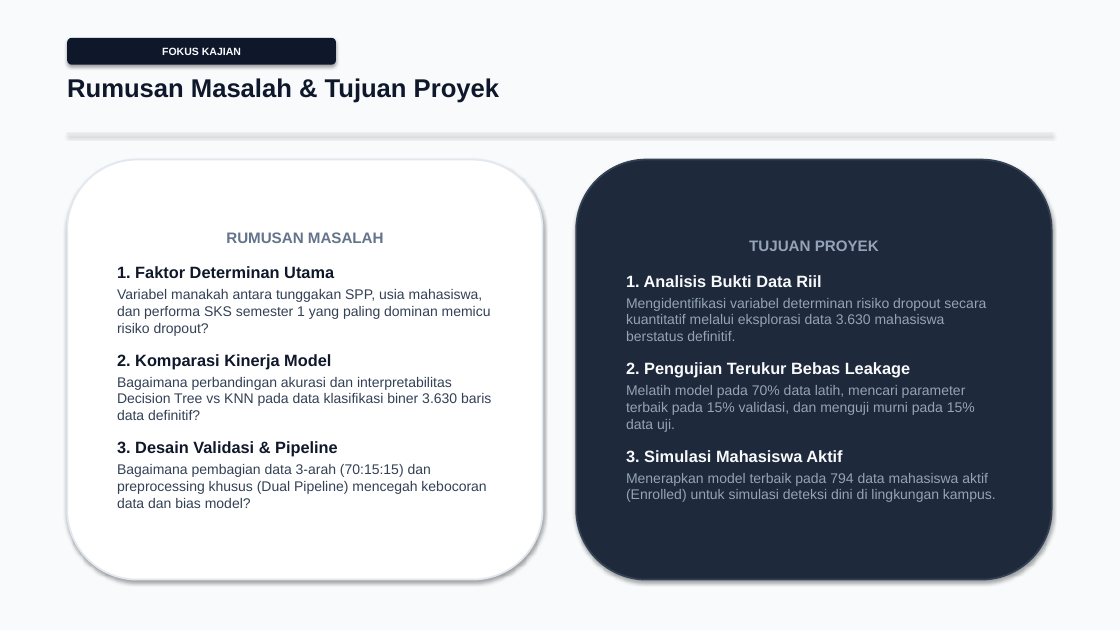
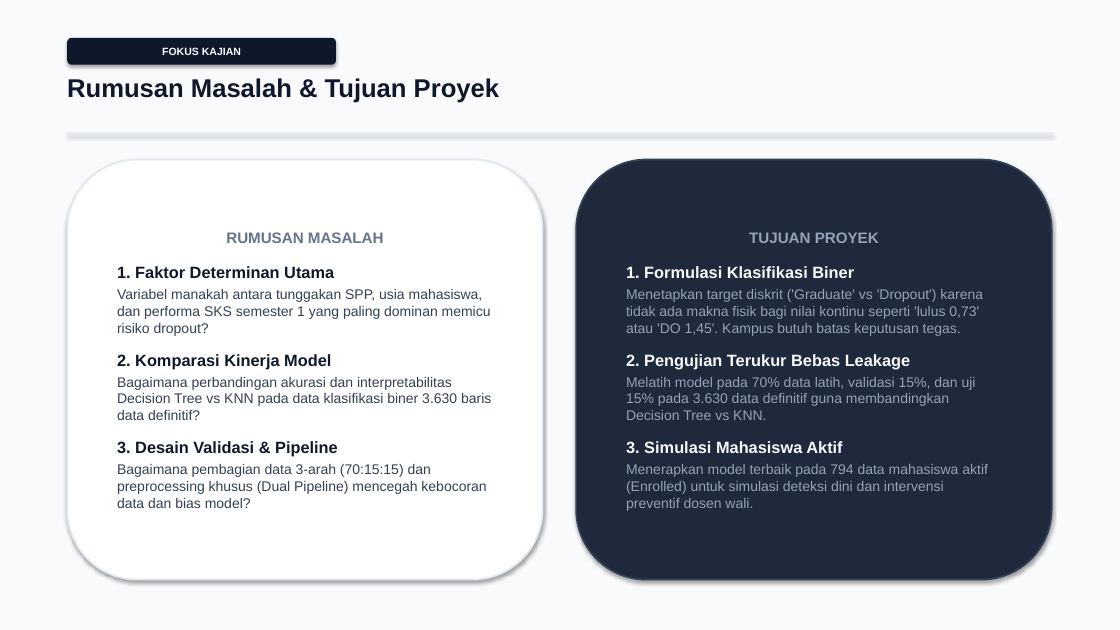
Before and after one commit to rhindottire/PPW, a slide deck: slide 3 of resource/ML/proposal/Presentasi-Proposal-ML-230411100197.pptx. Drawn at 1120x630 pixels with LibreOffice and Linux fonts; fonts in the diff are those of the drawing. Boxes give left, top, right and bottom in pixels: in the first picture for what was removed or moved away, otherwise in the second. Text is boxed around its words. In the diff, an @@ line names an element or a change of style, - is before the commit and + after.

```diff
--- a/resource/ML/proposal/Presentasi-Proposal-ML-230411100197.pptx
+++ b/resource/ML/proposal/Presentasi-Proposal-ML-230411100197.pptx
@@ text in rounded rectangle at bbox=[626, 266, 983, 336]: text changed @@
-1. Analisis Bukti Data Riil
-Mengidentifikasi variabel determinan risiko dropout secara kuantitatif melalui eksplorasi data 3.630 mahasiswa berstatus definitif.
+1. Formulasi Klasifikasi Biner
+Menetapkan target diskrit ('Graduate' vs 'Dropout') karena tidak ada makna fisik bagi nilai kontinu seperti 'lulus 0,73' atau 'DO 1,45'. Kampus butuh batas keputusan tegas.
@@ text in rounded rectangle at bbox=[626, 377, 976, 420]: text changed @@
-Melatih model pada 70% data latih, mencari parameter terbaik pada 15% validasi, dan menguji murni pada 15% data uji.
+Melatih model pada 70% data latih, validasi 15%, dan uji 15% pada 3.630 data definitif guna membandingkan Decision Tree vs KNN.
@@ text in rounded rectangle at bbox=[626, 464, 988, 511]: text changed @@
-Menerapkan model terbaik pada 794 data mahasiswa aktif (Enrolled) untuk simulasi deteksi dini di lingkungan kampus.
+Menerapkan model terbaik pada 794 data mahasiswa aktif (Enrolled) untuk simulasi deteksi dini dan intervensi preventif dosen wali.
```
Also in this commit, not shown: 1 other slide changed, 10 other files.
